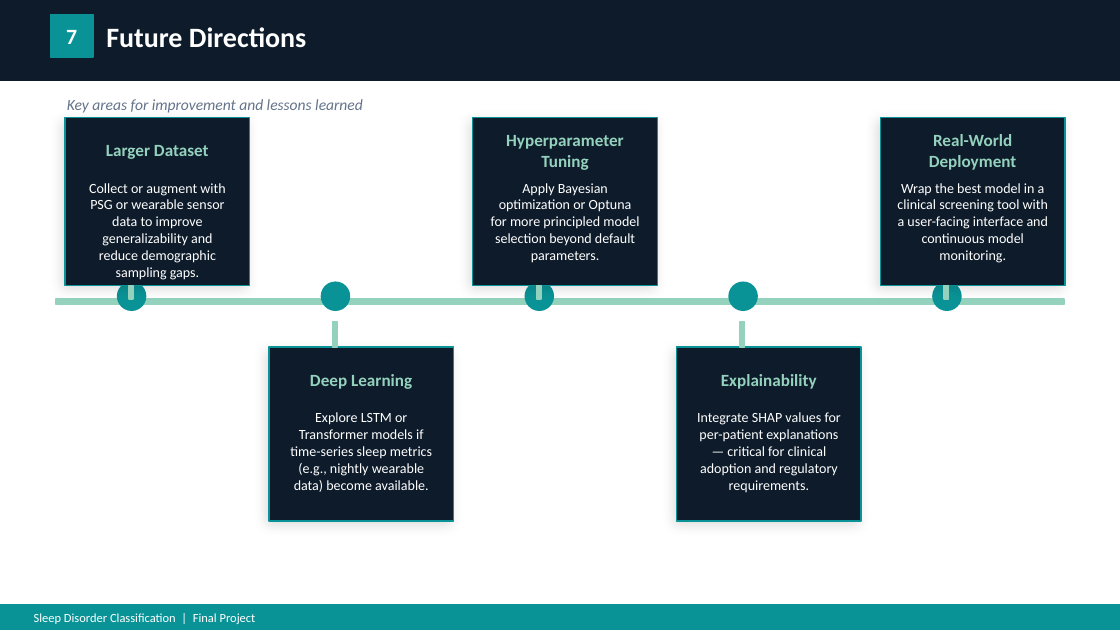
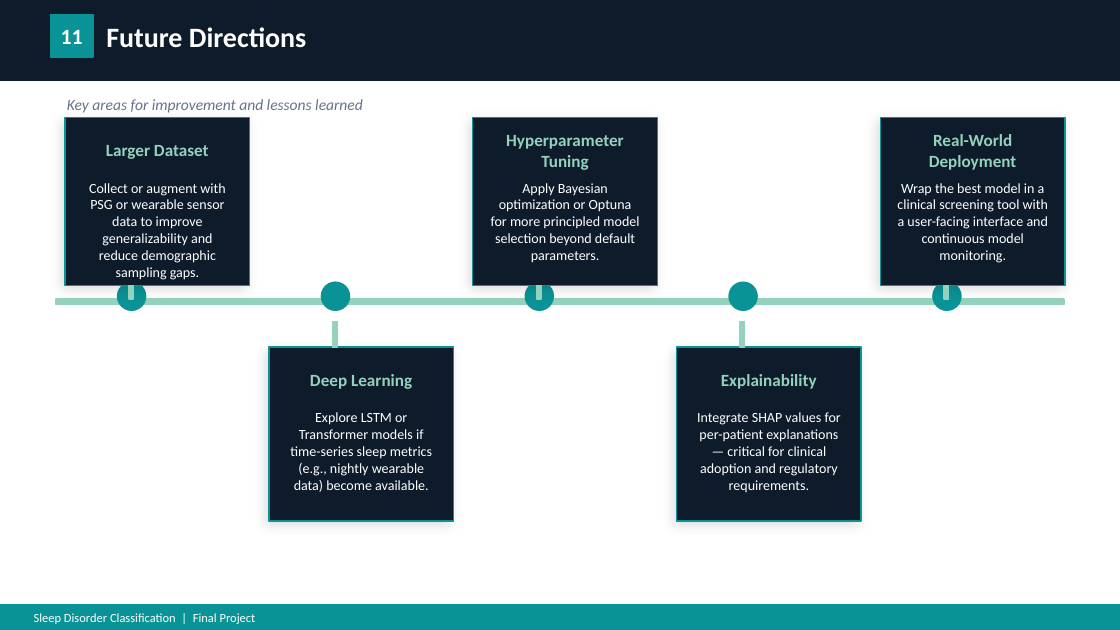
Before and after one commit to jpierre-7/ITAI_1371_ML_Course, a slide deck: slide 12 of final_project/sleep_disorder_presentation.pptx (slide 8 before the commit). Drawn at 1120x630 pixels with LibreOffice and Linux fonts; fonts in the diff are those of the drawing. Boxes give left, top, right and bottom in pixels: in the first picture for what was removed or moved away, otherwise in the second. Text is boxed around its words. In the diff, an @@ line names an element or a change of style, - is before the commit and + after.

```diff
--- a/final_project/sleep_disorder_presentation.pptx
+++ b/final_project/sleep_disorder_presentation.pptx
@@ text at (61, 30, 83, 44): text changed @@
-7
+11
```
Also in this commit, not shown: 7 other slides changed, 4 slides added.
